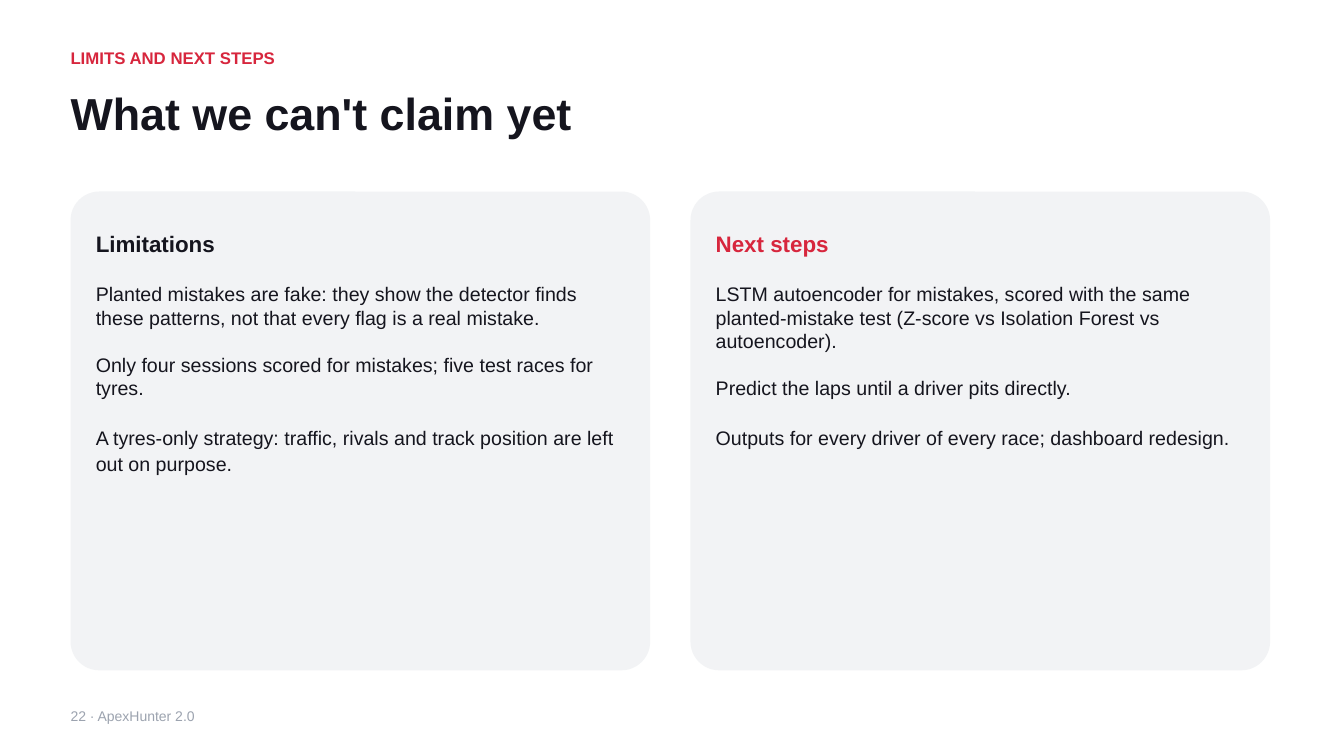
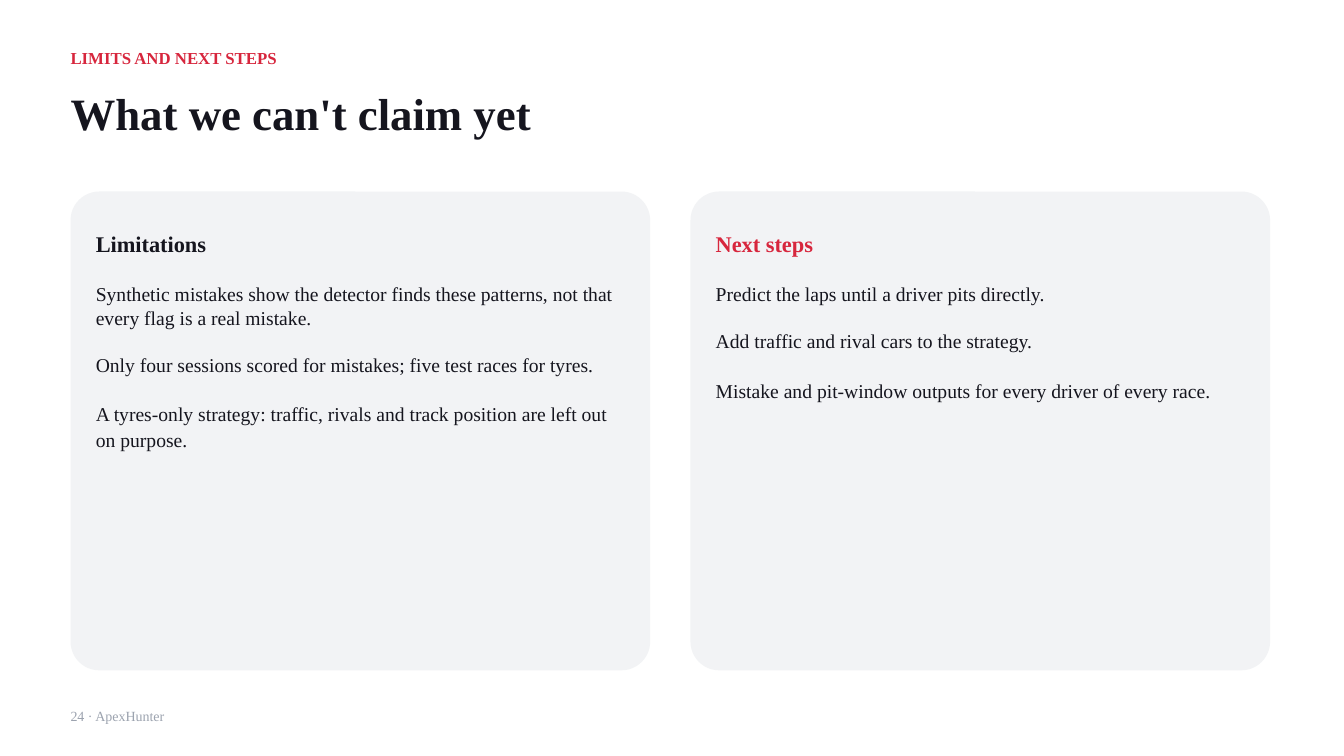
Before and after one commit to ParinShah2312/ApexHunter, a slide deck: slide 24 of docs/submission/ApexHunter_Presentation.pptx (slide 22 before the commit). Drawn at 1344x756 pixels with LibreOffice and Linux fonts; fonts in the diff are those of the drawing. Boxes give left, top, right and bottom in pixels: in the first picture for what was removed or moved away, otherwise in the second. Text is boxed around its words. In the diff, an @@ line names an element or a change of style, - is before the commit and + after.

```diff
--- a/docs/submission/ApexHunter_Presentation.pptx
+++ b/docs/submission/ApexHunter_Presentation.pptx
@@ font Arial to Times New Roman in 4 elements at (x1=71, y1=53, x2=276, y2=64), (x1=71, y1=99, x2=530, y2=140), (x1=96, y1=236, x2=206, y2=253), (x1=716, y1=237, x2=813, y2=257) @@
@@ text at (x1=96, y1=287, x2=612, y2=452): text changed; font Arial to Times New Roman @@
-Planted mistakes are fake: they show the detector finds these patterns, not that every flag is a real mistake.
-Only four sessions scored for mistakes; five test races for tyres.
-A tyres-only strategy: traffic, rivals and track position are left out on purpose.
+Synthetic mistakes show the detector finds these patterns, not that every flag is a real mistake.
+Only four sessions scored for mistakes; five test races for tyres.
+A tyres-only strategy: traffic, rivals and track position are left out on purpose.
@@ text at (x1=716, y1=287, x2=1211, y2=403): text changed; font Arial to Times New Roman @@
-LSTM autoencoder for mistakes, scored with the same planted-mistake test (Z-score vs Isolation Forest vs autoencoder).
-Predict the laps until a driver pits directly.
-Outputs for every driver of every race; dashboard redesign.
+Predict the laps until a driver pits directly.
+Add traffic and rival cars to the strategy.
+Mistake and pit-window outputs for every driver of every race.
@@ text at (x1=71, y1=712, x2=164, y2=724): text changed; font Arial to Times New Roman @@
-22 · ApexHunter 2.0
+24 · ApexHunter
```
Also in this commit, not shown: 20 other slides changed, 4 slides added, 2 slides removed, 44 other files.
